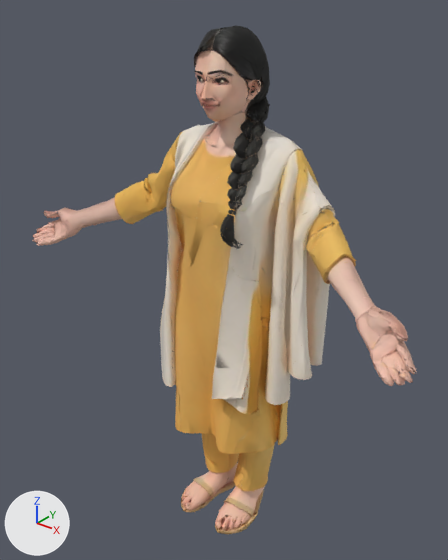
The glTF model assets/people/mid/kameez-woman-mid.glb: old version first, new version second.
Rendered twice from a 50 mm lens placed at (1.252, -1.531, 2.03), pointed at (-0.002, 0.036, 1.058). The axes (+X, +Y, +Z) are drawn at lower left. The lights are the same throughout. The older version comes first. Vertices at exactly the same position are counted once.

In view in the first picture: 'FaceMesh'.
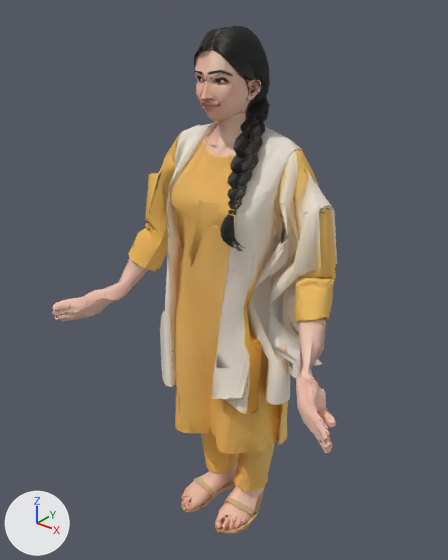
Changed parts and their boxes (x1, y1, x2, y2) in the pictures (448 x 560 px; the box of a moved part takes in the faces that stretch with it):
'FaceMesh', reshaped (26% narrower)
    before: (32, 26, 417, 534)
    after: (52, 26, 337, 534)
part 1 of me_model_064, moved or reshaped (not visible afterwards)
    before: (36, 221, 55, 232)
part 2 of me_model_064, moved or reshaped
    before: (373, 328, 417, 372)
    after: (309, 406, 336, 445)
part 3 of me_model_064, moved or reshaped
    before: (368, 308, 409, 340)
    after: (323, 406, 333, 428)
part 4 of me_model_064, moved or reshaped
    before: (357, 312, 389, 349)
    after: (311, 380, 326, 409)
part 5 of me_model_064, moved or reshaped (not visible afterwards)
    before: (381, 351, 405, 373)
part 6 of me_model_064, moved or reshaped
    before: (399, 367, 413, 383)
    after: (314, 434, 332, 453)
part 7 of me_model_064, moved or reshaped
    before: (385, 365, 405, 385)
    after: (322, 432, 331, 449)
part 8 of me_model_064, moved or reshaped
    before: (377, 362, 394, 386)
    after: (320, 420, 330, 441)
part 9 of me_model_064, moved or reshaped
    before: (357, 328, 400, 381)
    after: (296, 379, 326, 442)
part 10 of me_model_064, moved or reshaped
    before: (104, 212, 122, 223)
    after: (130, 268, 148, 289)
part 11 of me_model_064, moved or reshaped
    before: (43, 208, 73, 218)
    after: (81, 304, 109, 317)
part 12 of me_model_064, moved or reshaped
    before: (37, 212, 72, 246)
    after: (53, 296, 89, 314)
part 13 of me_model_064, moved or reshaped
    before: (36, 220, 56, 238)
    after: (56, 311, 94, 322)
part 14 of me_model_064, moved or reshaped (not visible afterwards)
    before: (44, 229, 55, 238)
part 15 of me_model_064, moved or reshaped (not visible afterwards)
    before: (33, 227, 55, 238)
part 16 of me_model_064, moved or reshaped
    before: (32, 233, 48, 243)
    after: (52, 310, 66, 315)
part 17 of me_model_064, moved or reshaped
    before: (232, 190, 397, 380)
    after: (232, 190, 337, 408)
part 18 of me_model_064, moved or reshaped
    before: (45, 171, 182, 312)
    after: (85, 171, 182, 312)

The change, as a diff of the scene's bpy script:
```diff
--- a/assets/people/mid/kameez-woman-mid.glb.py
+++ b/assets/people/mid/kameez-woman-mid.glb.py
@@ me_model_064 @@
-me_model_064.from_pydata(...)  # 13297 vertices, 15000 faces; spans x -0.8..0.8, y -0.22..0.22, z 0.0..1.9
+me_model_064.from_pydata(...)  # 13297 vertices, 15000 faces; spans x -0.63..0.63, y -0.28..0.22, z 0.0..1.9
+# me_model_064 part 1: the loose piece of 65 vertices spanning x -0.8..-0.73, y -0.18..-0.13, z 1.11..1.16 is multiplied about its middle by the matrix ((0.501, 0.856, -0.129), (0.158, 0.056, 0.986), (0.851, -0.515, -0.107)), then moved by (0.19, -0.06, -0.32)
+# me_model_064 part 2: the loose piece of 219 vertices spanning x 0.67..0.8, y -0.21..-0.09, z 1.1..1.2 is multiplied about its middle by the matrix ((0.501, -0.856, 0.129), (-0.158, 0.056, 0.986), (-0.851, -0.515, -0.107)), then moved by (-0.18, -0.05, -0.31)
+# me_model_064 part 3: the loose piece of 82 vertices spanning x 0.62..0.76, y -0.16..-0.1, z 1.18..1.22 is multiplied about its middle by the matrix ((0.501, -0.856, 0.129), (-0.158, 0.056, 0.986), (-0.851, -0.515, -0.107)), then moved by (-0.16, -0.01, -0.33)
+# me_model_064 part 4: the loose piece of 43 vertices spanning x 0.61..0.7, y -0.16..-0.12, z 1.13..1.22 is multiplied about its middle by the matrix ((0.501, -0.856, 0.129), (-0.158, 0.056, 0.986), (-0.851, -0.515, -0.107)), then moved by (-0.14, -0.02, -0.27)
+# me_model_064 part 5: the loose piece of 43 vertices spanning x 0.7..0.77, y -0.2..-0.14, z 1.11..1.14 is multiplied about its middle by the matrix ((0.501, -0.856, 0.129), (-0.158, 0.056, 0.986), (-0.851, -0.515, -0.107)), then moved by (-0.17, -0.06, -0.27)
+# me_model_064 part 6: the loose piece of 54 vertices spanning x 0.75..0.8, y -0.2..-0.15, z 1.09..1.12 is multiplied about its middle by the matrix ((0.501, -0.856, 0.129), (-0.158, 0.056, 0.986), (-0.851, -0.515, -0.107)), then moved by (-0.18, -0.08, -0.28)
+# me_model_064 part 7: the loose piece of 48 vertices spanning x 0.72..0.78, y -0.21..-0.17, z 1.08..1.11 is multiplied about its middle by the matrix ((0.501, -0.856, 0.129), (-0.158, 0.056, 0.986), (-0.851, -0.515, -0.107)), then moved by (-0.15, -0.06, -0.24)
+# me_model_064 part 8: the loose piece of 52 vertices spanning x 0.7..0.76, y -0.22..-0.18, z 1.07..1.12 is multiplied about its middle by the matrix ((0.501, -0.856, 0.129), (-0.158, 0.056, 0.986), (-0.851, -0.515, -0.107)), then moved by (-0.14, -0.05, -0.22)
+# me_model_064 part 9: the loose piece of 93 vertices spanning x 0.6..0.76, y -0.22..-0.08, z 1.08..1.17 is multiplied about its middle by the matrix ((0.501, -0.856, 0.129), (-0.158, 0.056, 0.986), (-0.851, -0.515, -0.107)), then moved by (-0.15, -0.07, -0.23)
+# me_model_064 part 10: the loose piece of 53 vertices spanning x -0.55..-0.42, y -0.06..0.04, z 1.18..1.26 is turned -41.5 degrees about the y axis through its middle, then moved by (0.11, 0.0, -0.21)
+# me_model_064 part 11: the loose piece of 98 vertices spanning x -0.76..-0.62, y -0.17..-0.06, z 1.11..1.22 is multiplied about its middle by the matrix ((0.501, 0.856, -0.129), (0.158, 0.056, 0.986), (0.851, -0.515, -0.107)), then moved by (0.18, -0.06, -0.31)
+# me_model_064 part 12: the loose piece of 188 vertices spanning x -0.75..-0.63, y -0.22..-0.1, z 1.08..1.21 is multiplied about its middle by the matrix ((0.501, 0.856, -0.129), (0.158, 0.056, 0.986), (0.851, -0.515, -0.107)), then moved by (0.14, -0.04, -0.26)
+# me_model_064 part 13: the loose piece of 139 vertices spanning x -0.8..-0.68, y -0.2..-0.09, z 1.09..1.18 is multiplied about its middle by the matrix ((0.501, 0.856, -0.129), (0.158, 0.056, 0.986), (0.851, -0.515, -0.107)), then moved by (0.18, -0.07, -0.3)
+# me_model_064 part 14: the loose piece of 20 vertices spanning x -0.73..-0.7, y -0.19..-0.15, z 1.11..1.13 is multiplied about its middle by the matrix ((0.501, 0.856, -0.129), (0.158, 0.056, 0.986), (0.851, -0.515, -0.107)), then moved by (0.15, -0.06, -0.25)
+# me_model_064 part 15: the loose piece of 32 vertices spanning x -0.8..-0.72, y -0.2..-0.14, z 1.09..1.14 is multiplied about its middle by the matrix ((0.501, 0.856, -0.129), (0.158, 0.056, 0.986), (0.851, -0.515, -0.107)), then moved by (0.18, -0.07, -0.28)
+# me_model_064 part 16: the loose piece of 54 vertices spanning x -0.78..-0.73, y -0.22..-0.16, z 1.08..1.12 is multiplied about its middle by the matrix ((0.501, 0.856, -0.129), (0.158, 0.056, 0.986), (0.851, -0.515, -0.107)), then moved by (0.16, -0.06, -0.25)
+# me_model_064 part 17: 1506 of 13297 vertices moved; they spanned x 0.17..0.8, y -0.17..0.19, z 0.91..1.37 and now span x 0.07..0.6, y -0.25..0.19, z 0.8..1.36; mean shift (-0.06, 0.0, -0.1); largest move (0.71, -0.1, 1.2) -> (0.51, -0.14, 0.83)
+# me_model_064 part 18: 631 of 13297 vertices moved; they spanned x -0.76..-0.17, y -0.16..0.17, z 0.91..1.37 and now span x -0.58..-0.09, y -0.22..0.17, z 0.81..1.36; mean shift (0.05, -0.01, -0.15); largest move (-0.76, -0.15, 1.2) -> (-0.58, -0.15, 0.81)
+# other edits to the shape of me_model_064 do not show in these pictures
 me_model_064.materials.append(mat_face)
```
